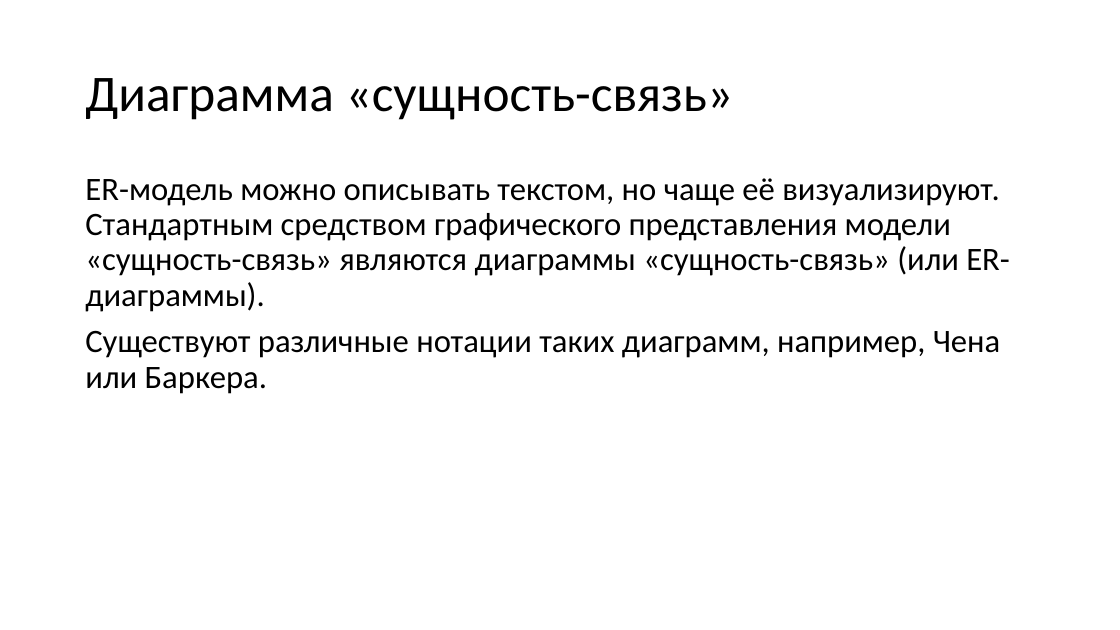
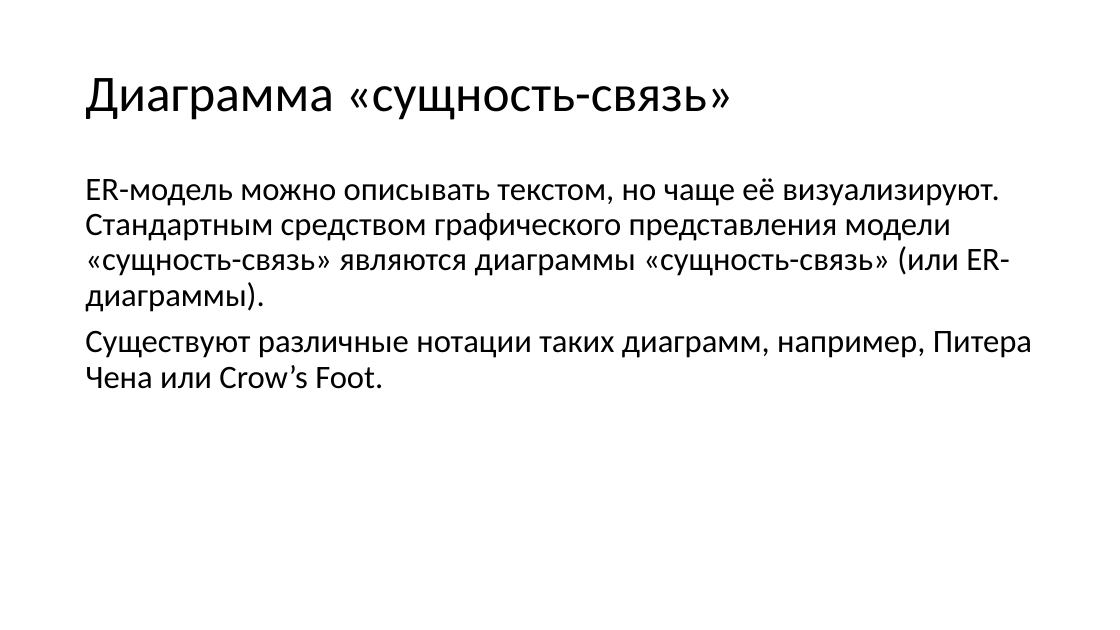
Before and after one commit to avdosev/DataBasePresentations, a slide deck: slide 5 of Модель сущность связь/Презентация.pptx (slide 3 before the commit). Drawn at 1120x630 pixels with LibreOffice and Linux fonts; fonts in the diff are those of the drawing. Boxes give left, top, right and bottom in pixels: in the first picture for what was removed or moved away, otherwise in the second. Text is boxed around its words. In the diff, an @@ line names an element or a change of style, - is before the commit and + after.

```diff
--- a/Модель сущность связь/Презентация.pptx
+++ b/Модель сущность связь/Презентация.pptx
@@ text at (85,330,1032,389): text changed @@
-Существуют различные нотации таких диаграмм, например, Чена или Баркера.
+Существуют различные нотации таких диаграмм, например, Питера Чена или Crow’s Foot.
```
Also in this commit, not shown: 2 other slides changed, 6 slides added, 2 slides removed.
